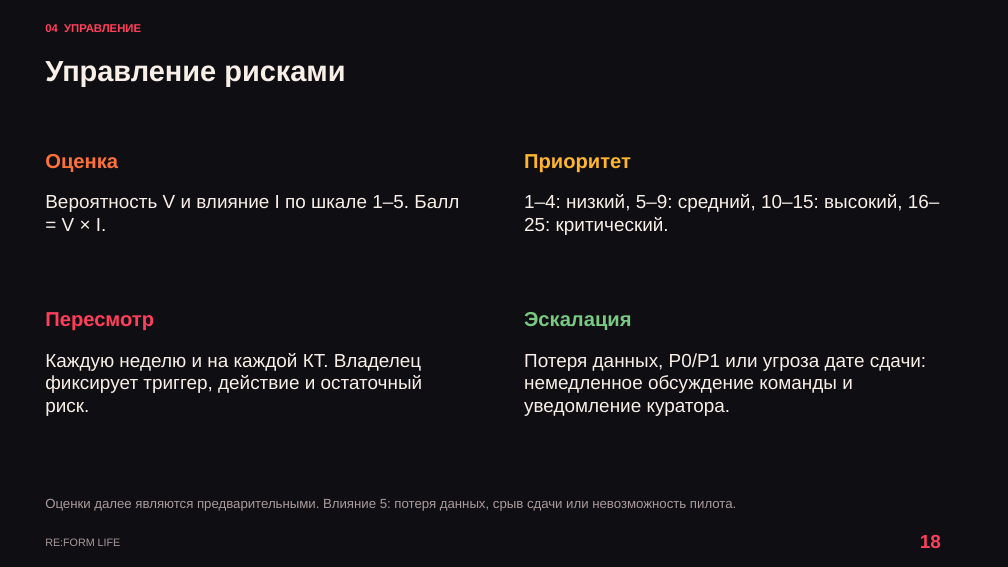
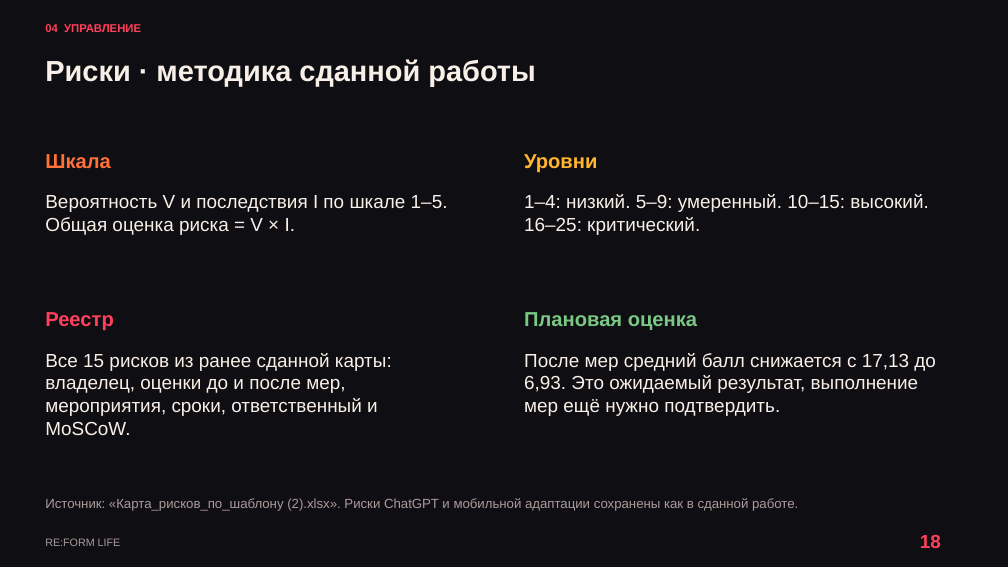
Before and after one commit to kartaamigo/RE-FORM-LIFE, a slide deck: slide 18 of docs/project-plan/RE_FORM_LIFE_Reviewed_Design.pptx. Drawn at 1008x567 pixels with LibreOffice and Linux fonts; fonts in the diff are those of the drawing. Boxes give left, top, right and bottom in pixels: in the first picture for what was removed or moved away, otherwise in the second. Text is boxed around its words. In the diff, an @@ line names an element or a change of style, - is before the commit and + after.

```diff
--- a/docs/project-plan/RE_FORM_LIFE_Reviewed_Design.pptx
+++ b/docs/project-plan/RE_FORM_LIFE_Reviewed_Design.pptx
@@ text at box(45, 59, 535, 87): text changed @@
-Управление рисками
+Риски · методика сданной работы
@@ text at box(45, 154, 111, 169): text changed @@
-Оценка
+Шкала
@@ text at box(524, 154, 597, 173): text changed @@
-Приоритет
+Уровни
@@ text at box(45, 195, 448, 235): text changed @@
-Вероятность V и влияние I по шкале 1–5. Балл = V × I.
+Вероятность V и последствия I по шкале 1–5. Общая оценка риска = V × I.
@@ text at box(524, 194, 929, 235): text changed @@
-1–4: низкий, 5–9: средний, 10–15: высокий, 16–25: критический.
+1–4: низкий. 5–9: умеренный. 10–15: высокий. 16–25: критический.
@@ text at box(45, 312, 113, 331): text changed @@
-Пересмотр
+Реестр
@@ text at box(524, 312, 697, 330): text changed @@
-Эскалация
+Плановая оценка
@@ text at box(45, 353, 392, 435): text changed @@
-Каждую неделю и на каждой КТ. Владелец фиксирует триггер, действие и остаточный риск.
+Все 15 рисков из ранее сданной карты: владелец, оценки до и после мер, мероприятия, сроки, ответственный и MoSCoW.
@@ text at box(524, 353, 936, 416): text changed @@
-Потеря данных, P0/P1 или угроза дате сдачи: немедленное обсуждение команды и уведомление куратора.
+После мер средний балл снижается с 17,13 до 6,93. Это ожидаемый результат, выполнение мер ещё нужно подтвердить.
@@ text at box(45, 498, 798, 511): text changed @@
-Оценки далее являются предварительными. Влияние 5: потеря данных, срыв сдачи или невозможность пилота.
+Источник: «Карта_рисков_по_шаблону (2).xlsx». Риски ChatGPT и мобильной адаптации сохранены как в сданной работе.
```
Also in this commit, not shown: 20 other slides changed, 7 slides added, 2 slides removed, 3 other files.
